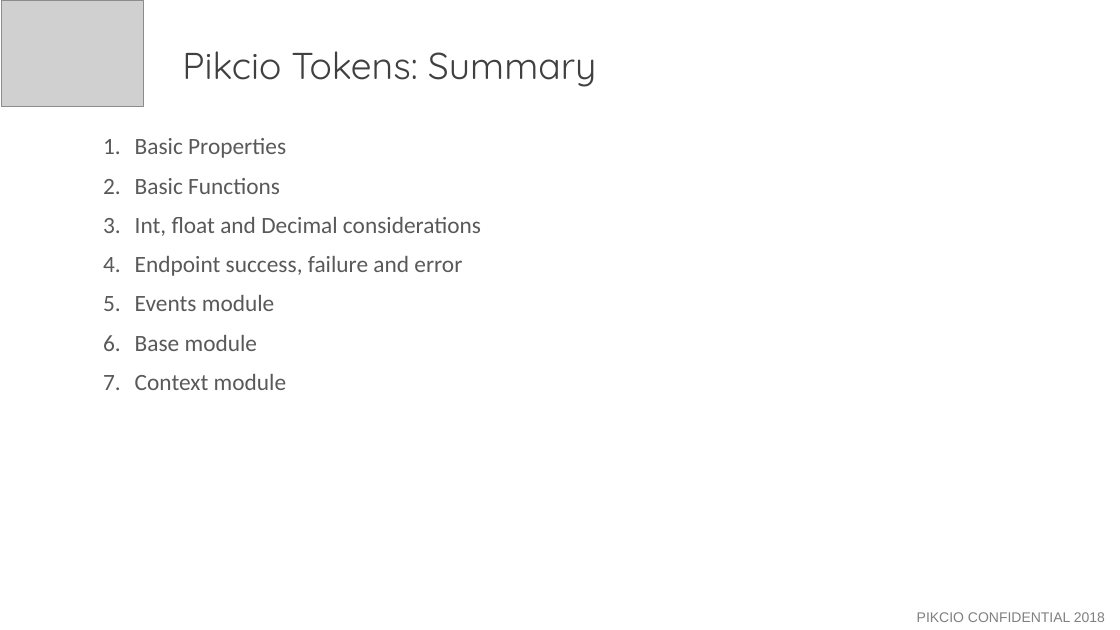
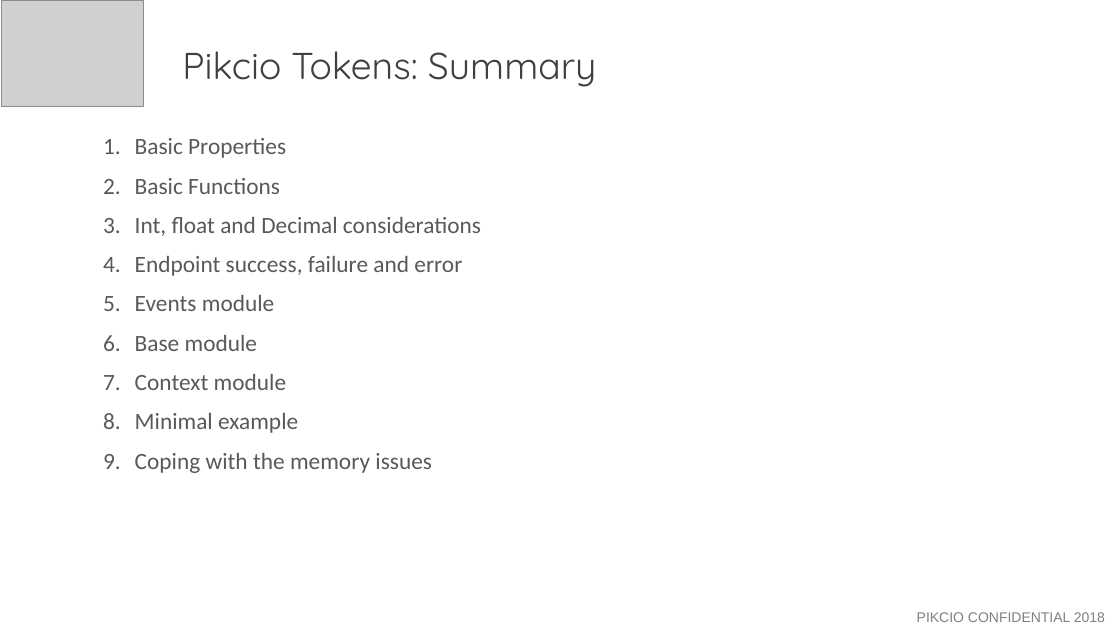
Before and after one commit to thibault-yellowstones/pikcio-tokens, a slide deck: slide 1 of Pikcio_tokens.pptx. Drawn at 1120x630 pixels with LibreOffice and Linux fonts; fonts in the diff are those of the drawing; grey boxes stand for pictures. Boxes give left, top, right and bottom in pixels: in the first picture for what was removed or moved away, otherwise in the second. Text is boxed around its words. In the diff, an @@ line names an element or a change of style, - is before the commit and + after.

```diff
--- a/Pikcio_tokens.pptx
+++ b/Pikcio_tokens.pptx
@@ text at (135, 413, 432, 473): paragraphs added @@
+8. Minimal example
+9. Coping with the memory issues
```
Also in this commit, not shown: 2 other slides changed, 2 slides added, 1 other file.
